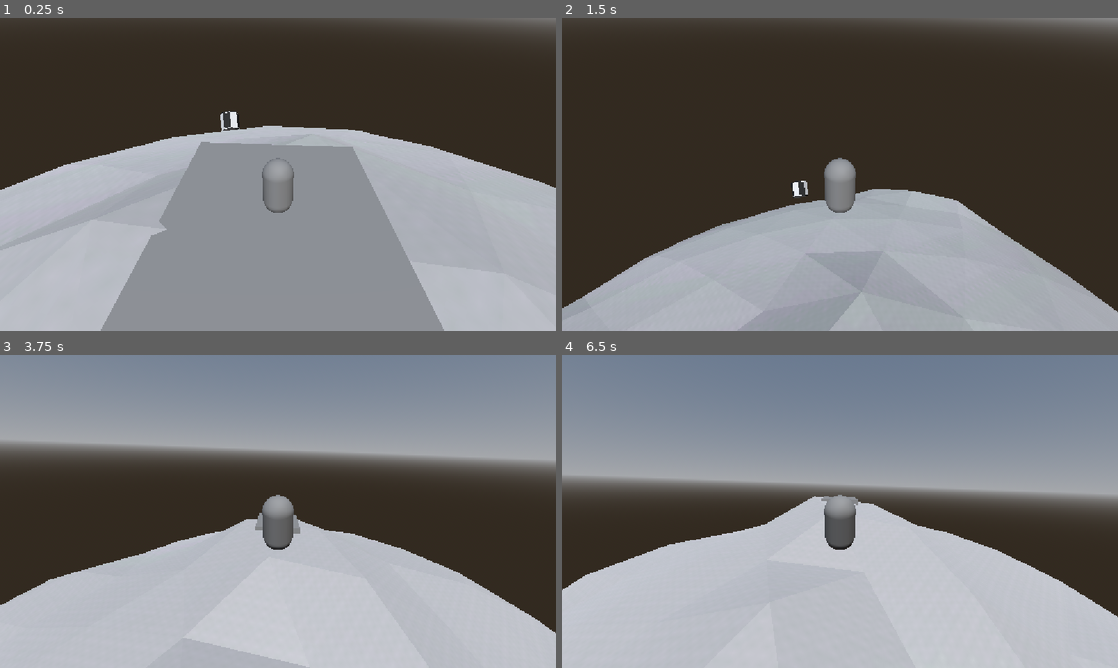
Above: before the commit, frames 1-4 (two rows, left to right).
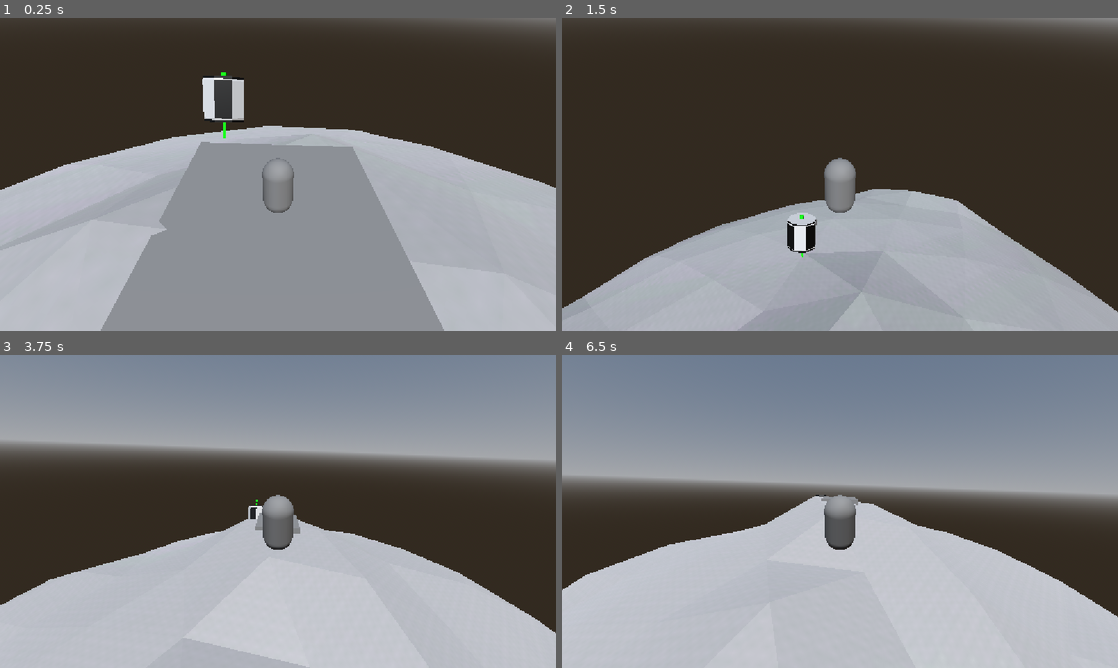
Above: after the commit, the same moments.

Repository: jkkivenko/countdown-game
Game: Godot game, scene res://Scenes/scavenge_world.tscn
Same seed, same stepped clock (60 frames per second), same inputs: the game is played once before the commit and once after it.
Inputs:
- Up to frame 1 (0.25 s): no input
- Up to frame 2 (1.5 s): hold Right (Right2D) 0.53-1.28 s; tap Space (Jump3D) at 0.77 s; hold S (Backward3D) from 1.28 s (still down)
- Up to frame 3 (3.75 s): tap Space (Jump3D) at 1.52, 3.02 s; release S (Backward3D) at 2.03 s; hold Right (Right2D) 2.03-2.78 s; hold W (Forward3D) 2.78-3.53 s; hold Left (Left2D) from 3.53 s (still down)
- Up to frame 4 (6.5 s): tap Space (Jump3D) at 3.77, 4.52, 6.02 s; release Left (Left2D) at 5.03 s; hold S (Backward3D) 5.03-5.78 s; hold Right (Right2D) from 5.78 s (still down)

The runs differ from the first frame. In frame 1, 0.9% of the frame differs, in the area x 36-44%, y 17-39%; in frame 2, 0.7%; in frame 3, less than 0.1%; in frame 4, less than 0.1%.

Commit message:
if I never see a godot tool script again it'll be too soon

Diff:
--- a/Scenes/scavenge_world.tscn
+++ b/Scenes/scavenge_world.tscn
@@ -5,10 +5,10 @@
 [ext_resource type="PackedScene" uid="uid://du3bi2dpssdrd" path="res://Scenes/world_collectible.tscn" id="2_046qd"]
 [ext_resource type="Material" uid="uid://h6bdjub878s0" path="res://Materials/debug_red.tres" id="2_fbs2c"]
 [ext_resource type="Material" uid="uid://ckggamvt8n6js" path="res://Materials/debug_green.tres" id="3_dk04b"]
-[ext_resource type="Resource" uid="uid://cx2pcnh4gsntp" path="res://Resources/big_engine.tres" id="3_thvfy"]
+[ext_resource type="Resource" uid="uid://dhvnyf8ot18r2" path="res://Resources/fuel_tank.tres" id="3_thvfy"]
 [ext_resource type="Material" uid="uid://eedayvusxr1p" path="res://Materials/debug_blue.tres" id="4_ewacc"]
-[ext_resource type="Resource" uid="uid://75obekakp76v" path="res://Resources/small_engine.tres" id="4_hgpqo"]
-[ext_resource type="Resource" uid="uid://dhvnyf8ot18r2" path="res://Resources/fuel_tank.tres" id="5_euv82"]
+[ext_resource type="Resource" uid="uid://cx2pcnh4gsntp" path="res://Resources/big_engine.tres" id="4_hgpqo"]
+[ext_resource type="Resource" uid="uid://75obekakp76v" path="res://Resources/small_engine.tres" id="5_euv82"]
 
 [sub_resource type="ConcavePolygonShape3D" id="ConcavePolygonShape3D_xpmmb"]
 data = PackedVector3Array(0, -1, 0, -0.0368, -0.9928, 0.1134, 0.0964, -0.99289995, 0.070099995, 0.7312, -0.4524, 0.5309 …(109649 unchanged characters)…
@@ -77,16 +77,18 @@
 shape = SubResource("ConcavePolygonShape3D_xpmmb")
 
 [node name="Collectible" parent="Planet" unique_id=1156204358 instance=ExtResource("2_046qd")]
-transform = Transform3D(0.7636115, -0.64410335, -0.045040097, 0.2825339, 0.39604956, -0.8736814, 0.58057916, 0.65442765, 0.48440903, -63.24128, 43.211056, 63.48531)
+transform = Transform3D(1, 0, 0, 0, 0.9518353, 0.30660984, 0, -0.30660984, 0.9518353, -9.240338, 97.60909, -20.59503)
 collectible = ExtResource("3_thvfy")
 
-[node name="Collectible2" parent="Planet" unique_id=1299431659 instance=ExtResource("2_046qd")]
-transform = Transform3D(0.06835957, 0.99766076, 0, -0.99766076, 0.06835957, 0, 0, 0, 1, 89.274605, 13.9303465, -0.7740559)
+[node name="Collectible2" parent="Planet" unique_id=1921961928 instance=ExtResource("2_046qd")]
+transform = Transform3D(0.36993182, -0.6949986, -0.6165447, 0.8827398, 0.4698622, 3.4775276e-09, 0.28969103, -0.5442485, 0.7873199, -65.17412, 43.853096, -61.724045)
 collectible = ExtResource("4_hgpqo")
+pickup_radius = 7.765
 
-[node name="Collectible3" parent="Planet" unique_id=1512659135 instance=ExtResource("2_046qd")]
-transform = Transform3D(0.9632763, -0.17761429, 0.20137507, 0, 0.74996644, 0.6614759, -0.2685121, -0.6371841, 0.7224249, -14.379532, 81.27995, -54.04563)
+[node name="Collectible3" parent="Planet" unique_id=1824948515 instance=ExtResource("2_046qd")]
+transform = Transform3D(1, 0, 0, 0, -0.76431453, -0.64484364, 0, 0.64484364, -0.76431453, 11.94524, -55.984386, 66.53522)
 collectible = ExtResource("5_euv82")
+pickup_radius = 2.465
 
 [node name="Character" type="CharacterBody3D" parent="." unique_id=1851040288]
 transform = Transform3D(1, 0, 0, 0, 1, 0, 0, 0, 1, -3.720396, 102.5014, 0)
--- a/Scenes/world_collectible.tscn
+++ b/Scenes/world_collectible.tscn
@@ -4,7 +4,8 @@
 [ext_resource type="Material" uid="uid://ckggamvt8n6js" path="res://Materials/debug_green.tres" id="2_w5m7u"]
 
 [sub_resource type="SphereShape3D" id="SphereShape3D_8cae6"]
-radius = 5.81
+resource_local_to_scene = true
+radius = 5.06
 
 [sub_resource type="BoxMesh" id="BoxMesh_a1ulq"]
 material = ExtResource("2_w5m7u")
@@ -24,9 +25,9 @@
 
 [node name="Collectible" type="Node3D" unique_id=1156204358]
 script = ExtResource("1_c8bwx")
-pickup_radius = 5.8100000000000005
 
 [node name="Pivot" type="Node3D" parent="." unique_id=705275210]
+transform = Transform3D(0.8403734, 0, 0.54200774, 0, 1, 0, -0.54200774, 0, 0.8403734, 0, -0.7521957, 0)
 
 [node name="PlayerDetector" type="Area3D" parent="." unique_id=1861375595]
 collision_layer = 4
@@ -36,7 +37,6 @@
 
 [node name="YIndicator" type="MeshInstance3D" parent="." unique_id=1576332832]
 transform = Transform3D(1.9106855e-15, 1, 4.371139e-08, 4.371139e-08, -4.371139e-08, 1, 1, 0, -4.371139e-08, 0, 0, 0)
-visible = false
 mesh = SubResource("BoxMesh_a1ulq")
 
 [node name="MeshInstance3D" type="MeshInstance3D" parent="YIndicator" unique_id=1896340303]
--- a/Scripts/Globals/collectibles.gd
+++ b/Scripts/Globals/collectibles.gd
@@ -2,5 +2,5 @@
 
 var collected : Array[Collectible] = []
 
-func _process(_delta: float) -> void:
-	print(collected)
+#func _process(_delta: float) -> void:
+	#print(collected)
--- a/Scripts/world_collectible.gd
+++ b/Scripts/world_collectible.gd
@@ -3,19 +3,14 @@
 
 @export var collectible : Collectible:
 	set(new):
-		if collectible != new:
-			collectible = new
-			clear_3d_model()
-			if collectible and collectible.model:
-				load_3d_model(collectible.model)
-@export var reload_model : bool:
-	set(_new): # in the interest of making this code DRY I've also made it terrible
-		collectible = collectible
-@export var pickup_radius := 1.0:
+		collectible = new
+		clear_3d_model()
+		if collectible and collectible.model:
+			call_deferred("load_3d_model", collectible.model)
+@export var pickup_radius := 5.0:
 	set(new):
 		pickup_radius = new
-		if has_node("PlayerDetector/CollisionShape3D"):
-			$PlayerDetector/CollisionShape3D.shape.radius = pickup_radius
+		$PlayerDetector/CollisionShape3D.shape.radius = pickup_radius
 
 var time_counter = 0.0
 
@@ -34,11 +29,13 @@
 		child.queue_free()
 
 func load_3d_model(model : PackedScene):
+	print("instantiating 3d model")
 	var node = model.instantiate()
 	$Pivot.add_child(node)
-	node.owner = $Pivot
+	if Engine.is_editor_hint():
+		node.owner = get_tree().edited_scene_root
 
 func _process(delta: float) -> void:
-	$Pivot.rotation.y += 0.05
+	$Pivot.rotation.y += 0.05 # yippee magic numbers!! :D
 	$Pivot.position.y = sin(5 * time_counter)
 	time_counter += delta
Not shown: 2 places in Scenes/scavenge_world.tscn that only renumber resources
